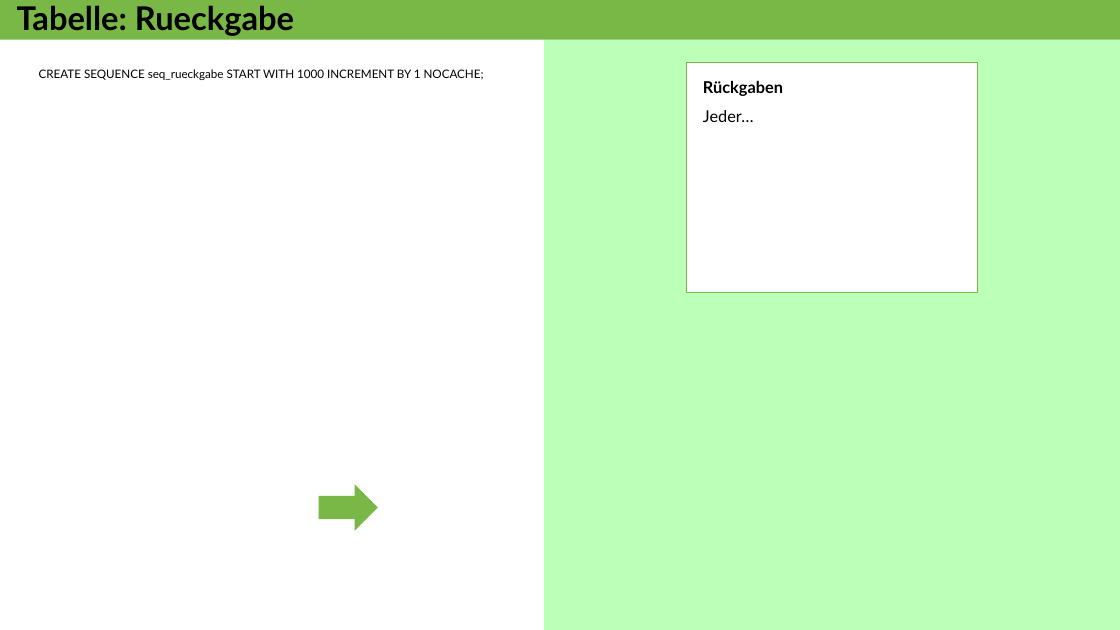
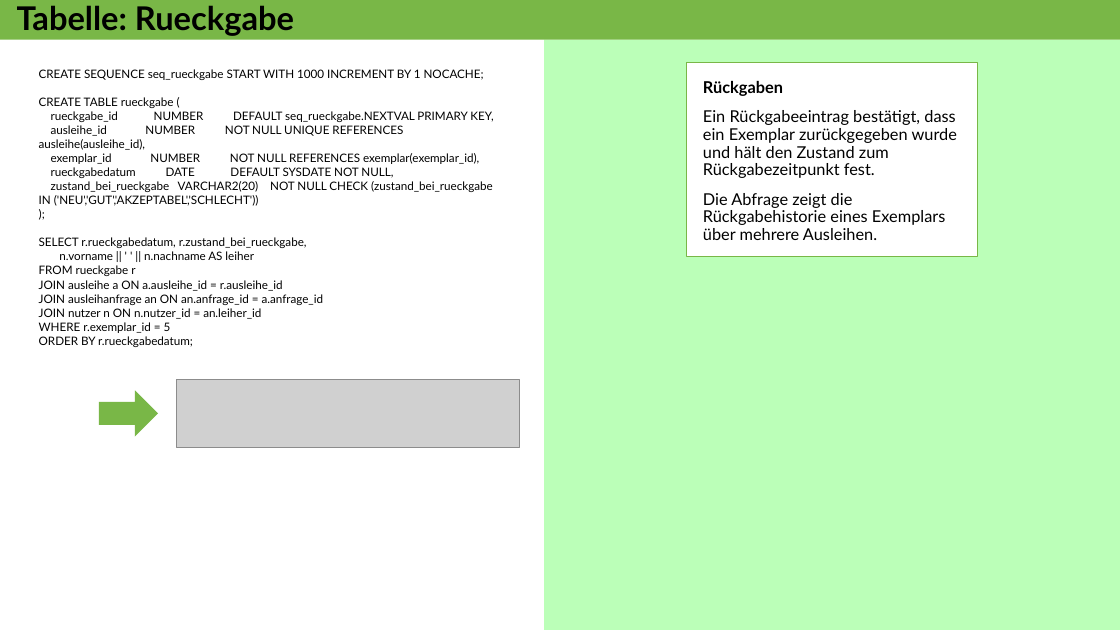
Before and after one commit to superdent/iu_datamart, a slide deck: slide 17 of dokumentation/phase2.pptx (slide 18 before the commit). Drawn at 1120x630 pixels with LibreOffice and Linux fonts; fonts in the diff are those of the drawing; grey boxes stand for pictures. Boxes give left, top, right and bottom in pixels: in the first picture for what was removed or moved away, otherwise in the second. Text is boxed around its words. In the diff, an @@ line names an element or a change of style, - is before the commit and + after.

```diff
--- a/dokumentation/phase2.pptx
+++ b/dokumentation/phase2.pptx
@@ rectangle "Rückgaben": place and size @@
-rectangle "Rückgaben" at (686, 63, 978, 292)
+rectangle "Rückgaben" at (686, 63, 978, 257)
@@ text at (39, 97, 493, 347): paragraphs added @@
+CREATE TABLE rueckgabe (
+rueckgabe_id NUMBER DEFAULT seq_rueckgabe.NEXTVAL PRIMARY KEY,
+ausleihe_id NUMBER NOT NULL UNIQUE REFERENCES ausleihe(ausleihe_id),
+exemplar_id NUMBER NOT NULL REFERENCES exemplar(exemplar_id),
+rueckgabedatum DATE DEFAULT SYSDATE NOT NULL,
+zustand_bei_rueckgabe VARCHAR2(20) NOT NULL CHECK (zustand_bei_rueckgabe IN ('NEU','GUT','AKZEPTABEL','SCHLECHT'))
+);
+SELECT r.rueckgabedatum, r.zustand_bei_rueckgabe,
+n.vorname || ' ' || n.nachname AS leiher
+FROM rueckgabe r
+JOIN ausleihe a ON a.ausleihe_id = r.ausleihe_id
+JOIN ausleihanfrage an ON an.anfrage_id = a.anfrage_id
+JOIN nutzer n ON n.nutzer_id = an.leiher_id
+WHERE r.exemplar_id = 5
+ORDER BY r.rueckgabedatum;
@@ text in rectangle at (703, 110, 957, 240): text changed @@
-Jeder…
+Ein Rückgabeeintrag bestätigt, dass ein Exemplar zurückgegeben wurde und hält den Zustand zum Rückgabezeitpunkt fest.
+Die Abfrage zeigt die Rückgabehistorie eines Exemplars über mehrere Ausleihen.
@@ picture added at (177, 380, 520, 448) @@
@@ right arrow: place and size @@
-right arrow at (318, 485, 377, 531)
+right arrow at (99, 391, 158, 437)
```
Also in this commit, not shown: 16 other slides changed, 3 slides added, 1 slide removed, 6 other files.
